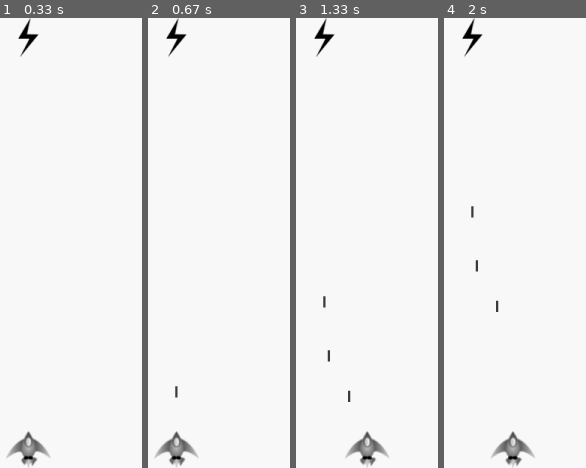
Above: before the commit, frames 1-4 (left to right).
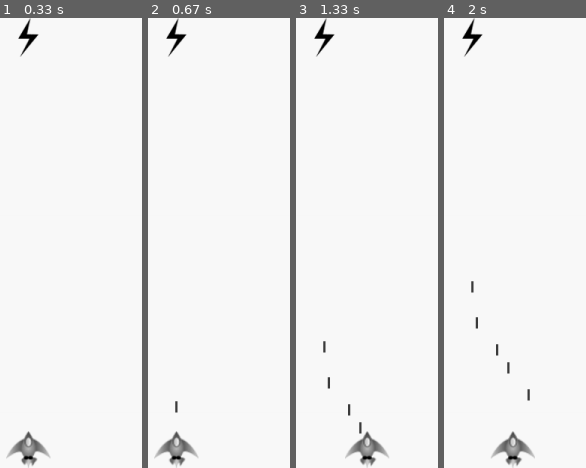
Above: after the commit, the same moments.

Repository: as8297/Mygame-Pygame
Game: pygame game, started from alien_invasion.py
Two runs of this game, one before a commit and one after it. Both use one fixed random seed, a clock stepped at 60 frames per second and the inputs below.
Inputs:
- Up to frame 1 (0.33 s): no input
- Up to frame 2 (0.67 s): tap Space at 0.33 s
- Up to frame 3 (1.33 s): hold Right 0.67-1.13 s; tap Space at 0.73, 1.03, 1.23 s; hold Right from 1.17 s (still down)
- Up to frame 4 (2 s): tap Space at 1.53, 1.73 s; release Right at 1.63 s; hold Left from 1.67 s (still down)

Frame 1 is identical in both runs. In frame 2, 0.1% of the frame differs, in the area x 19-22%, y 81-88%; in frame 3, 0.4%; in frame 4, 0.4%, in the area x 19-61%, y 41-86%.

Commit message:
Created fire_bullet() Function

Diff:
--- a/game_function.py
+++ b/game_function.py
@@ -19,11 +19,7 @@
     elif event.key == pygame.K_LEFT:
         ship.moving_left = True
     elif event.key == pygame.K_SPACE:
-        # Create a new bullet and add it to the bullets group.
-        if len(bullets) < ai_settings.bullets_allowed :
-            new_bullet = Bullet(ai_settings, screen, ship)
-            bullets.add(new_bullet)
-
+        fire_bullet(ai_settings, screen, ship, bullets)
 
 # function to check if any key is unpressed
 def key_unpress(event,ship):
@@ -56,3 +52,10 @@
     for bullet in bullets.copy():
         if bullet.rect.bottom <= 0:
             bullets.remove(bullet)
+
+def fire_bullet(ai_settings, screen, ship, bullets):
+    """Fire a bullet if limit not reached yet."""
+    # Create a new bullet and add it to the bullets group.
+    if len(bullets) < ai_settings.bullets_allowed:
+        new_bullet = Bullet(ai_settings, screen, ship)
+        bullets.add(new_bullet)
--- a/settings.py
+++ b/settings.py
@@ -12,8 +12,8 @@
         self.ship_speed_factor = 1.5
 
         # Bullet settings
-        self.bullet_speed_factor = 1.5
+        self.bullet_speed_factor = 1
         self.bullet_width = 3
         self.bullet_height = 15
         self.bullet_color = 60, 60, 60
-        self.bullets_allowed = 3
+        self.bullets_allowed = 5
